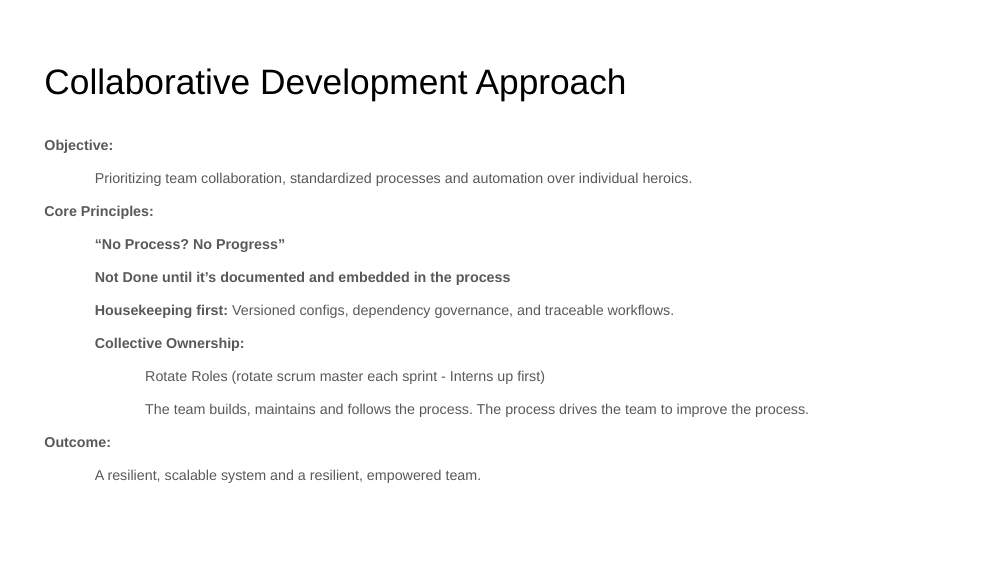
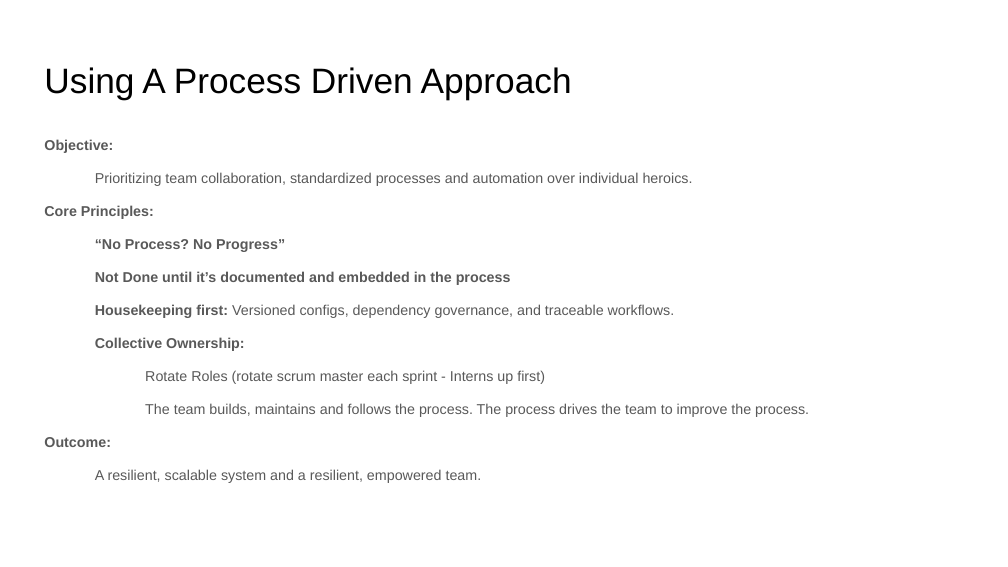
Before and after one commit to pfcit/nextgen-exam-system, a slide deck: slide 4 of ExamSystemMigration.pptx (slide 2 before the commit). Drawn at 1008x567 pixels with LibreOffice and Linux fonts; fonts in the diff are those of the drawing. Boxes give left, top, right and bottom in pixels: in the first picture for what was removed or moved away, otherwise in the second. Text is boxed around its words. In the diff, an @@ line names an element or a change of style, - is before the commit and + after.

```diff
--- a/ExamSystemMigration.pptx
+++ b/ExamSystemMigration.pptx
@@ title at (x1=44, y1=67, x2=572, y2=99): text changed @@
-Collaborative Development Approach
+Using A Process Driven Approach
```
Also in this commit, not shown: 4 other slides changed, 35 slides added.
